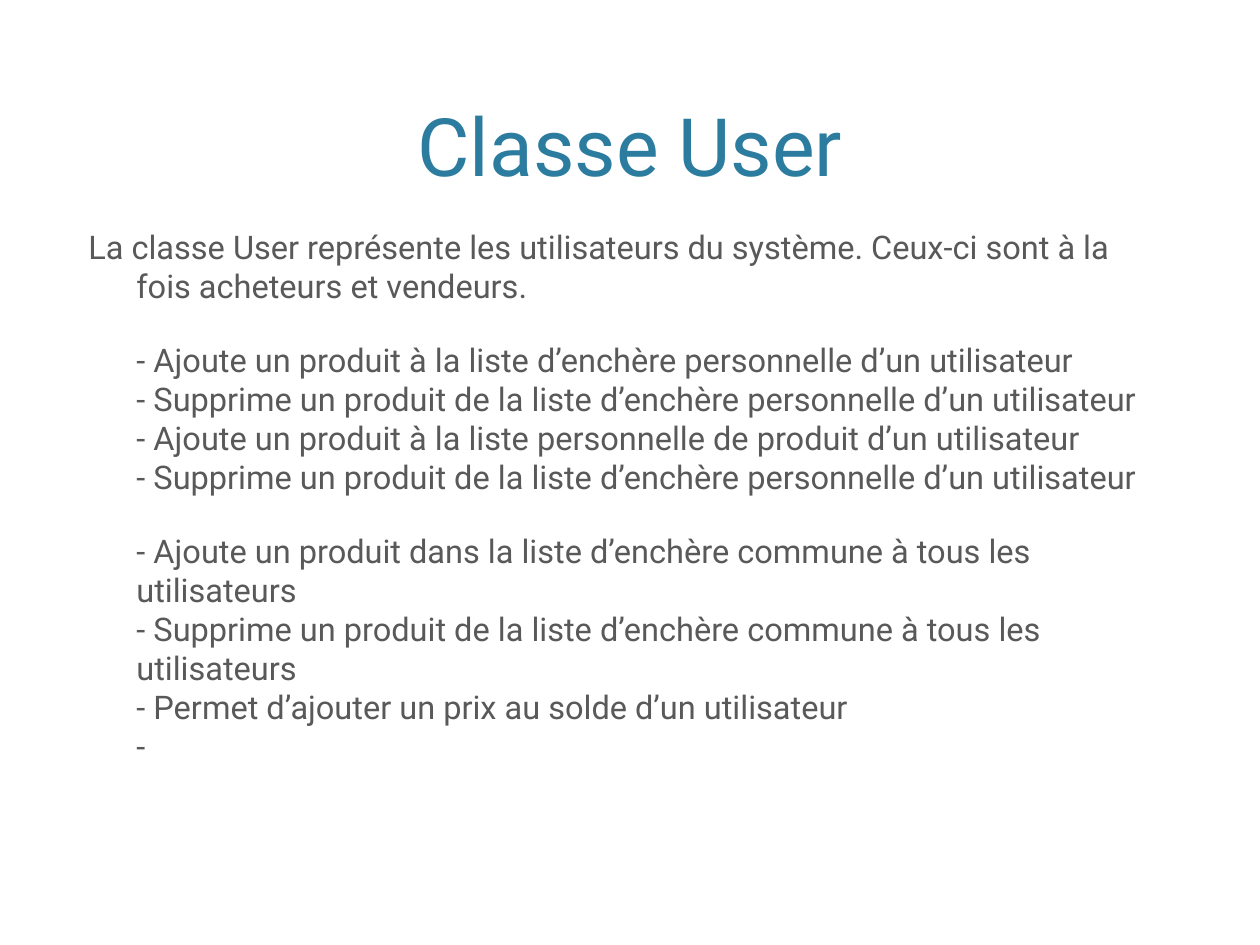
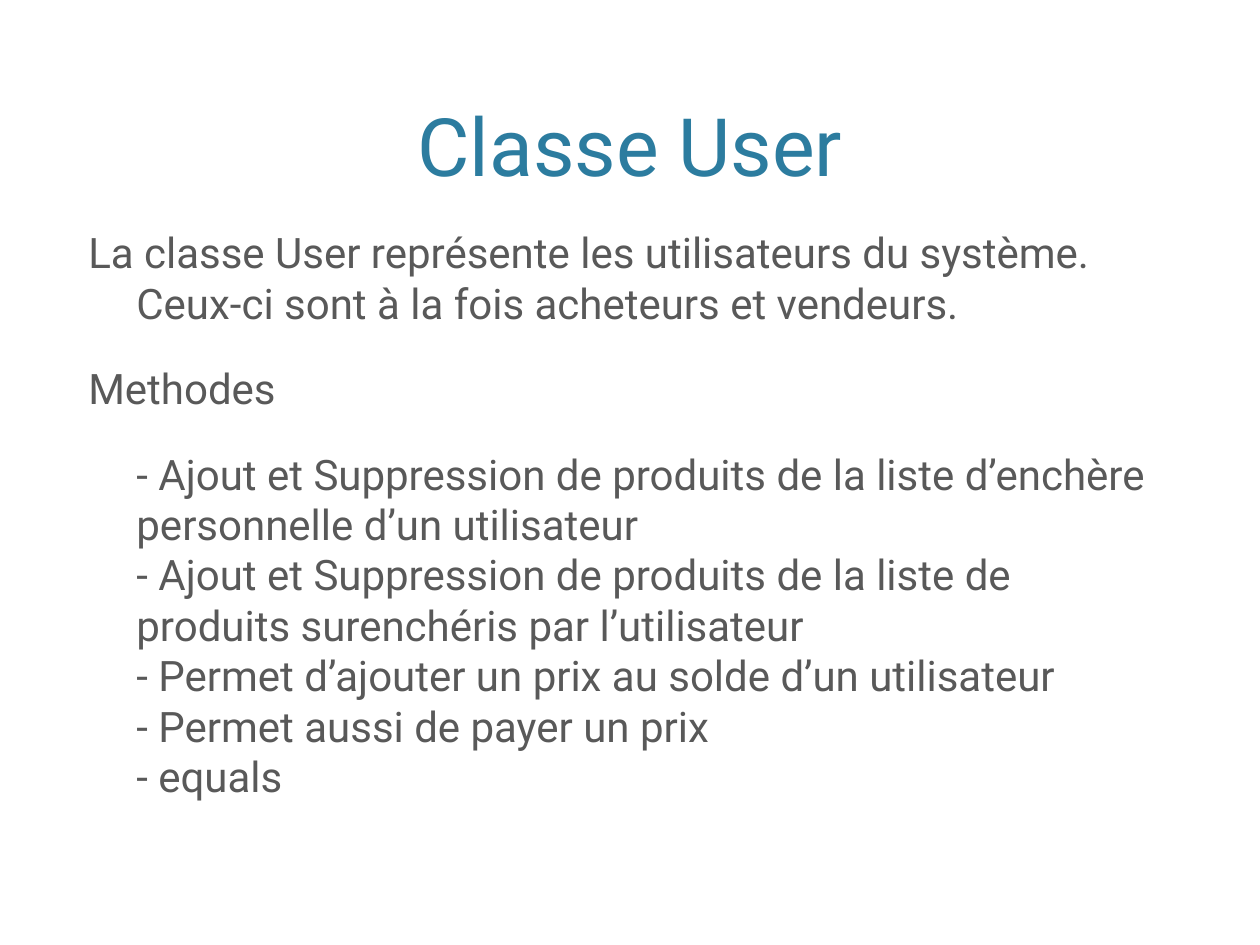
Before and after one commit to EzioGalante/ProjetPOO, a slide deck: slide 14 of Doc/EasyBid.pptx. Drawn at 1260x945 pixels with LibreOffice and Linux fonts; fonts in the diff are those of the drawing; background and template pictures are left out. Boxes give left, top, right and bottom in pixels: in the first picture for what was removed or moved away, otherwise in the second. Text is boxed around its words. In the diff, an @@ line names an element or a change of style, - is before the commit and + after.

```diff
--- a/Doc/EasyBid.pptx
+++ b/Doc/EasyBid.pptx
@@ text at <box>88,236,1089,320</box>: size 18.6 to 24 pt in "La classe User représente les utilisateurs du ..." @@
@@ text at <box>88,372,1145,801</box>: text changed; size 18.6 to 24 pt @@
-- Ajoute un produit à la liste d’enchère personnelle d’un utilisateur
-- Supprime un produit de la liste d’enchère personnelle d’un utilisateur
-- Ajoute un produit à la liste personnelle de produit d’un utilisateur
-- Supprime un produit de la liste d’enchère personnelle d’un utilisateur
-- Ajoute un produit dans la liste d’enchère commune à tous les utilisateurs
-- Supprime un produit de la liste d’enchère commune à tous les utilisateurs
-- Permet d’ajouter un prix au solde d’un utilisateur
--
+Methodes
+- Ajout et Suppression de produits de la liste d’enchère personnelle d’un utilisateur
+- Ajout et Suppression de produits de la liste de produits surenchéris par l’utilisateur
+- Permet d’ajouter un prix au solde d’un utilisateur
+- Permet aussi de payer un prix
+- equals
```
Also in this commit, not shown: 1 other slide changed, 7 slides added, 3 other files.
